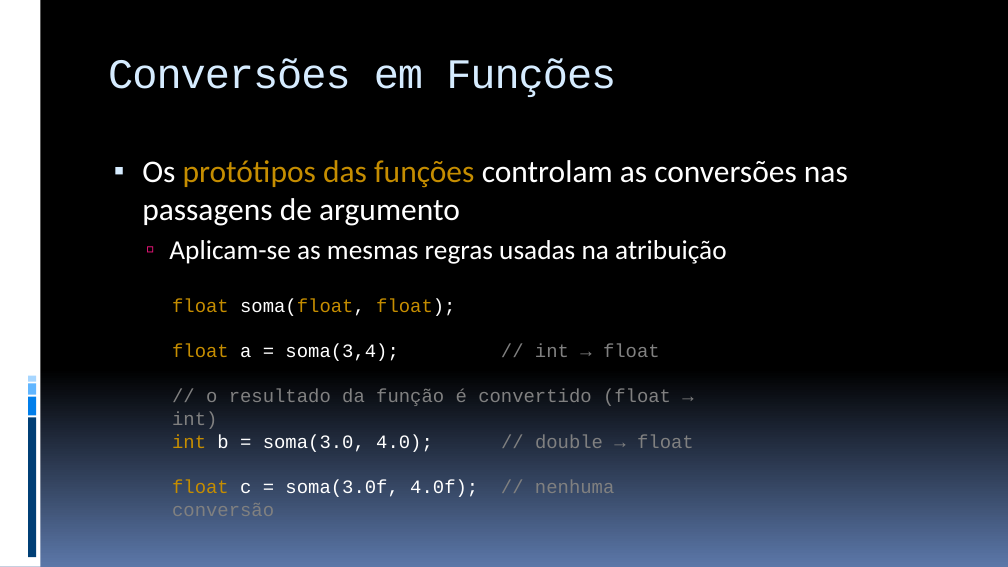
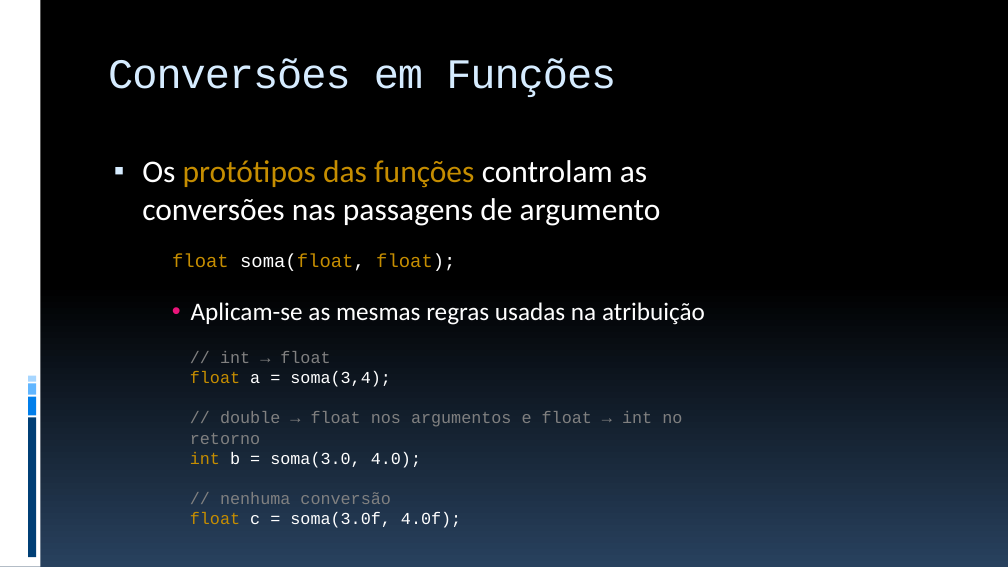
Before and after one commit to JudsonSS/ProgComp, a slide deck: slide 33 of Slides/09. Operadores Aritméticos.pptx (slide 32 before the commit). Drawn at 1008x567 pixels with LibreOffice and Linux fonts; fonts in the diff are those of the drawing. Boxes give left, top, right and bottom in pixels: in the first picture for what was removed or moved away, otherwise in the second. Text is boxed around its words. In the diff, an @@ line names an element or a change of style, - is before the commit and + after.

```diff
--- a/Slides/09. Operadores Aritméticos.pptx
+++ b/Slides/09. Operadores Aritméticos.pptx
@@ background gradient #000000 to #5B77A8 to gradient #000000 to #28415E @@
@@ text "Os protótipos das funções controlam ..." at (142, 160, 705, 325): size 26 to 24 pt in "Aplicam-se as mesmas regras usadas na atribuição"; more space between paragraphs; bullet ▫ to •; list level 2 to 3 in "Aplicam-se as mesmas regras usadas ..." @@
@@ text added at (172, 253, 455, 271), 18 pt, text #C58D01 @@
+float soma(float, float);
@@ text at (190, 351, 682, 528): text changed; size 18 to 16 pt @@
-float soma(float, float);
-float a = soma(3,4); // int → float
-// o resultado da função é convertido (float → int)
-int b = soma(3.0, 4.0); // double → float
-float c = soma(3.0f, 4.0f); // nenhuma conversão
+// int → float
+float a = soma(3,4);
+// double → float nos argumentos e float → int no retorno
+int b = soma(3.0, 4.0);
+// nenhuma conversão
+float c = soma(3.0f, 4.0f);
```
Also in this commit, not shown: 34 other slides changed, 1 slide added, 9 other files.
